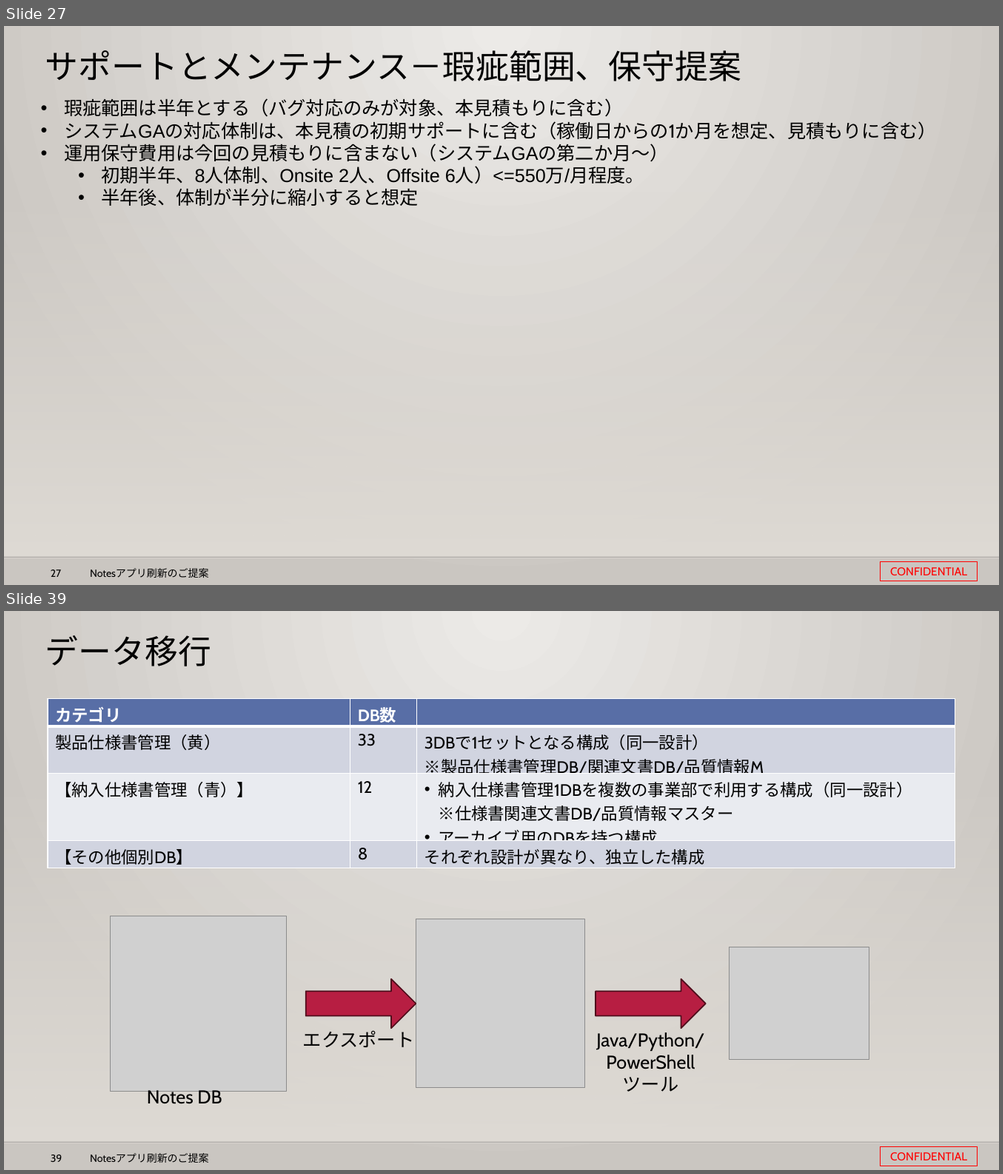
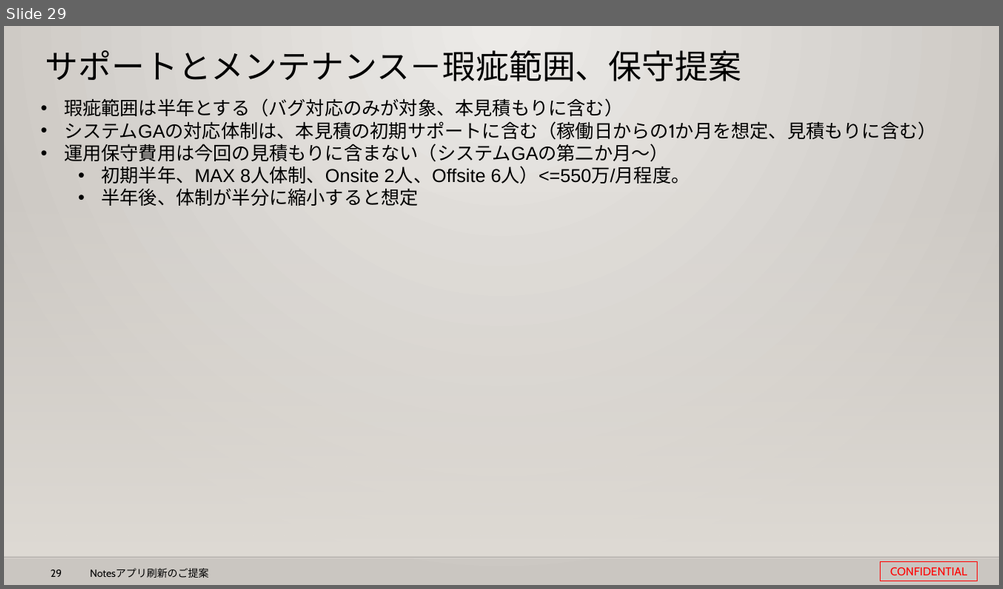
Before and after one commit to 0494938/Notes--CMS-Online, a slide deck: Notesアプリ刷新プロジェクト提案見積もり.v3.pptx. Shown one above the other, each under a label of ours: slides 27 and 39 before the commit, slide 29 after it; the slides between them are not shown. The pictures are 1003x1174 and 1003x589 pixels, drawn with LibreOffice and Linux fonts; fonts in the diff are those of the drawing; grey boxes stand for pictures; background and template pictures are left out. Boxes give left, top, right and bottom in pixels: in the first picture for what was removed or moved away, otherwise in the second. Text is boxed around its words. In the diff, an @@ line names an element or a change of style, - is before the commit and + after.

```diff
--- a/Notesアプリ刷新プロジェクト提案見積もり.v3.pptx
+++ b/Notesアプリ刷新プロジェクト提案見積もり.v3.pptx
@@ slide 39 removed at (x1=4, y1=611, x2=999, y2=1170), background gradient #ECEAE7 to #CAC7C1; not listed: 5 template elements that a slide beside it also shows @@
@@ title removed at (x1=45, y1=635, x2=211, y2=667) @@
-データ移行
@@ table removed at (x1=48, y1=699, x2=955, y2=869), 4 rows, 3 columns @@
-カテゴリ | DB数 | 
-製品仕様書管理（黄） | 33 | 3DBで1セットとなる構成（同一設計） ※製品仕様書管理DB/関連文書DB/品質情報M
-【納入仕様書管理（青）】 | 12 | 納入仕様書管理1DBを複数の事業部で利用する構成（同一設計） ※仕様書関連文書DB/品質情報マスター / アーカイブ用のDBを持つ構成
-【その他個別DB】 | 8 | それぞれ設計が異なり、独立した構成
@@ picture removed at (x1=111, y1=916, x2=287, y2=1092) @@
@@ picture removed at (x1=416, y1=920, x2=584, y2=1088) @@
@@ picture removed at (x1=729, y1=948, x2=869, y2=1060) @@
@@ right arrow removed at (x1=305, y1=980, x2=416, y2=1029) @@
@@ right arrow removed at (x1=596, y1=980, x2=706, y2=1029) @@
@@ text removed at (x1=303, y1=1028, x2=414, y2=1048) @@
-エクスポート
@@ text removed at (x1=596, y1=1033, x2=704, y2=1092) @@
-Java/Python/PowerShell
-ツール
@@ text removed at (x1=147, y1=1091, x2=222, y2=1105) @@
-Notes DB
@@ what was slide 27 is now slide 29 @@
@@ slide 29 changed as well @@
@@ text at (x1=102, y1=166, x2=690, y2=184): text changed @@
-  • 初期半年、8人体制、Onsite 2人、Offsite 6人）<=550万/月程度。
+  • 初期半年、MAX 8人体制、Onsite 2人、Offsite 6人）<=550万/月程度。
@@ page number at (x1=51, y1=570, x2=62, y2=577): text changed @@
-27
+29
```
Also in this commit, not shown: 9 other slides changed, 2 slides added, 11 other slides removed.
